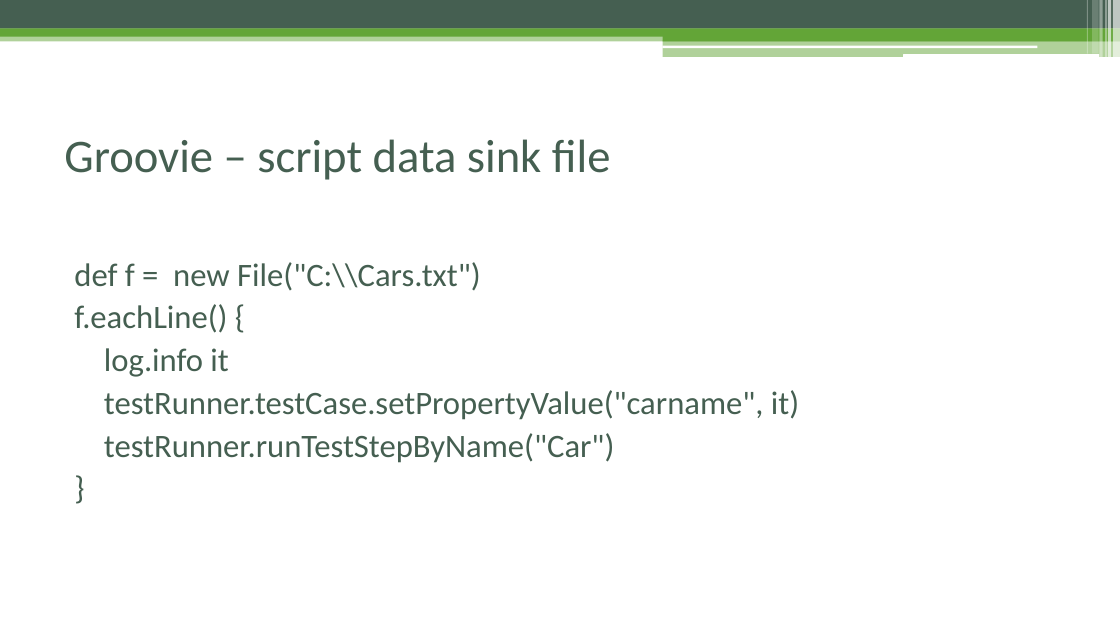
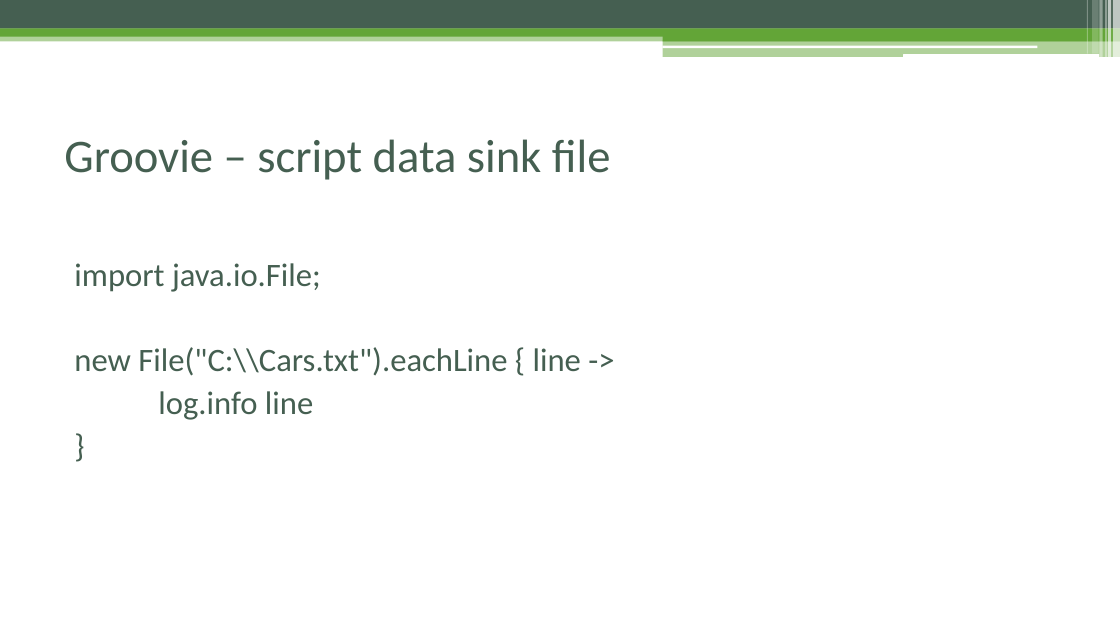
Before and after one commit to czyzyk29/SoapUI_Workshop, a slide deck: slide 50 of Warsztat_soapUI.pptx. Drawn at 1120x630 pixels with LibreOffice and Linux fonts; fonts in the diff are those of the drawing. Boxes give left, top, right and bottom in pixels: in the first picture for what was removed or moved away, otherwise in the second. Text is boxed around its words. In the diff, an @@ line names an element or a change of style, - is before the commit and + after.

```diff
--- a/Warsztat_soapUI.pptx
+++ b/Warsztat_soapUI.pptx
@@ text at box(74, 263, 581, 420): text changed @@
-def f = new File("C:\\Cars.txt")
-f.eachLine() {
-log.info it
-testRunner.testCase.setPropertyValue("carname", it)
-testRunner.runTestStepByName("Car")
+import java.io.File;
+new File("C:\\Cars.txt").eachLine { line ->
+log.info line
```
Also in this commit, not shown: 1 other file.
